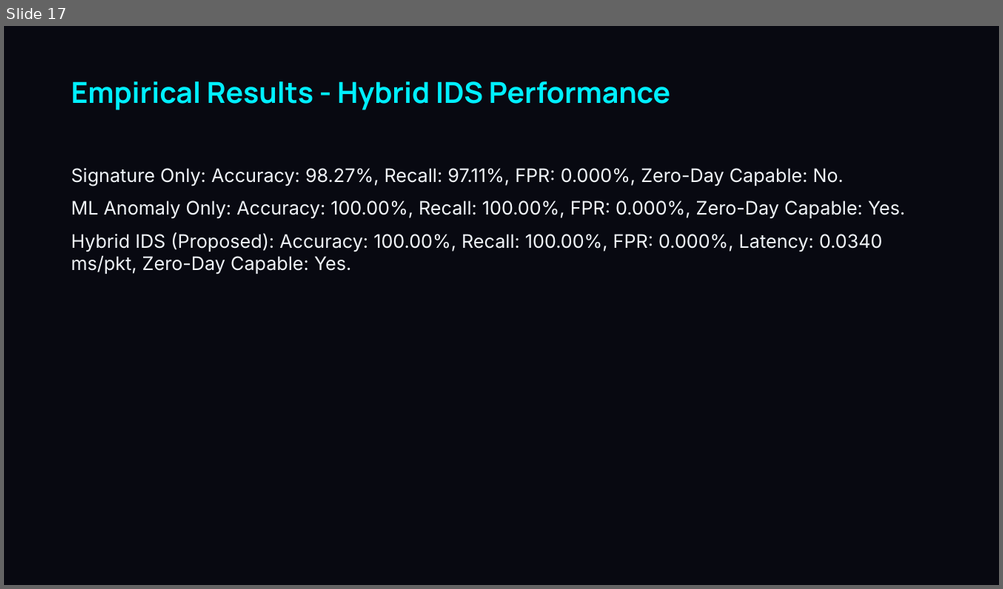
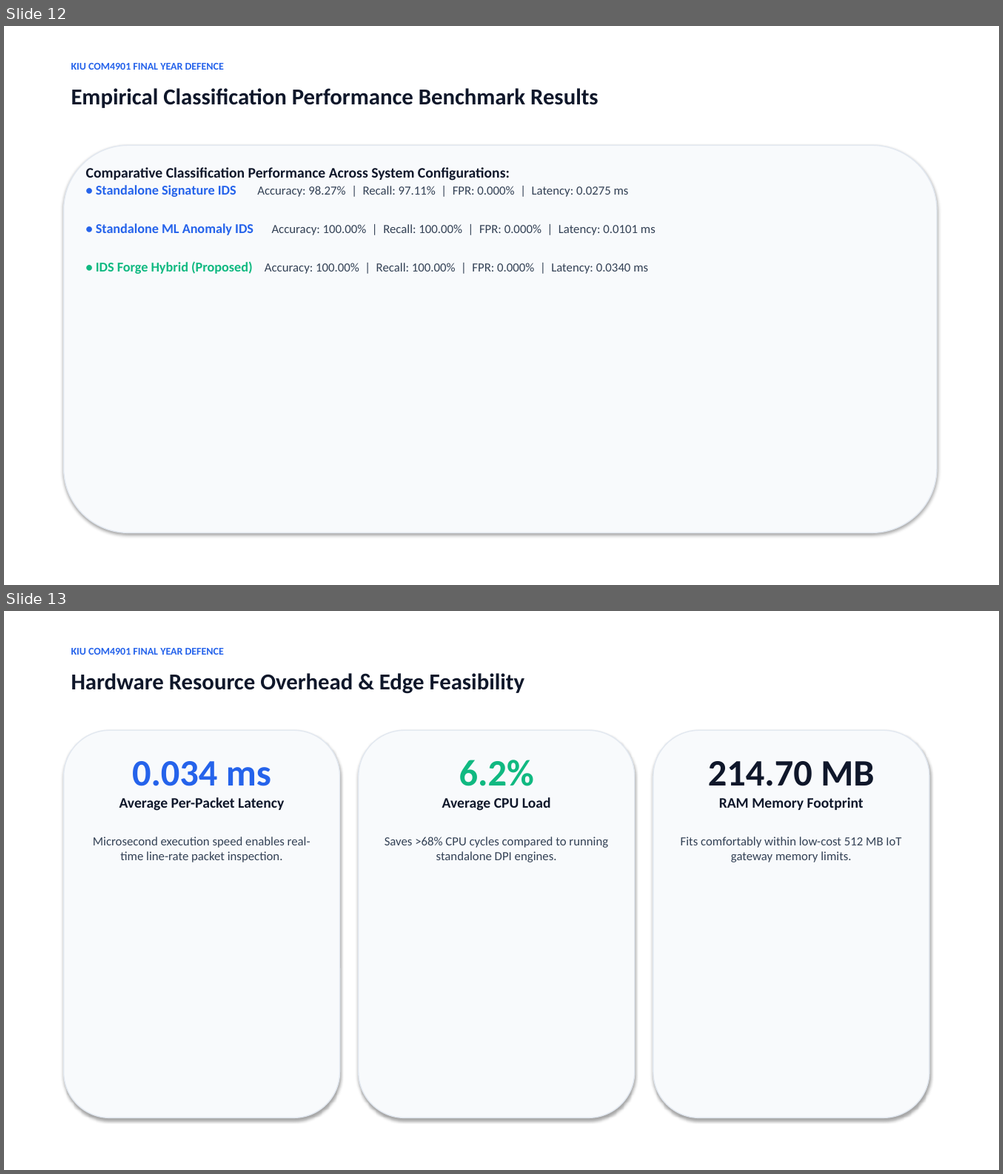
Before and after one commit to lakmal6214/IDS-Forge-Research, a slide deck: docs/Viva_Presentation_IDS_Forge_14519.pptx. Shown one above the other, each under a label of ours: slide 17 before the commit, slides 12 and 13 after it. The pictures are 1003x589 and 1003x1174 pixels, drawn with LibreOffice and Linux fonts; fonts in the diff are those of the drawing. Boxes give left, top, right and bottom in pixels: in the first picture for what was removed or moved away, otherwise in the second. Text is boxed around its words. In the diff, an @@ line names an element or a change of style, - is before the commit and + after.

```diff
--- a/docs/Viva_Presentation_IDS_Forge_14519.pptx
+++ b/docs/Viva_Presentation_IDS_Forge_14519.pptx
@@ slide 13 added at bbox=[4, 611, 999, 1170], background #FFFFFF @@
@@ text added at bbox=[71, 648, 224, 655], 10 pt, text #2563EB, bold @@
+KIU COM4901 FINAL YEAR DEFENCE
@@ text added at bbox=[71, 673, 524, 694], 22 pt, text #0F172A, bold @@
+Hardware Resource Overhead & Edge Feasibility
@@ rounded rectangle added at bbox=[64, 730, 340, 1119], fill #F8FAFC, outline #E2E8F0 1 pt @@
@@ rounded rectangle added at bbox=[358, 730, 634, 1119], fill #F8FAFC, outline #E2E8F0 1 pt @@
@@ rounded rectangle added at bbox=[653, 730, 929, 1119], fill #F8FAFC, outline #E2E8F0 1 pt @@
@@ text added at bbox=[93, 761, 310, 863], 12 pt, text #334155 @@
+0.034 ms
+Average Per-Packet Latency
+Microsecond execution speed enables real-time line-rate packet inspection.
@@ text added at bbox=[384, 760, 608, 863], 12 pt, text #334155 @@
+6.2%
+Average CPU Load
+Saves >68% CPU cycles compared to running standalone DPI engines.
@@ text added at bbox=[680, 761, 901, 863], 12 pt, text #334155 @@
+214.70 MB
+RAM Memory Footprint
+Fits comfortably within low-cost 512 MB IoT gateway memory limits.
@@ what was slide 17 is now slide 12 @@
@@ slide 12 changed as well @@
@@ background #080911 to #FFFFFF @@
@@ text added at bbox=[71, 63, 224, 70], 10 pt, text #2563EB, bold @@
+KIU COM4901 FINAL YEAR DEFENCE
@@ text at bbox=[71, 88, 598, 108]: text changed; size 28 to 22 pt; font Manrope to Calibri; text colour #00F0FF to #0F172A @@
-Empirical Results - Hybrid IDS Performance
+Empirical Classification Performance Benchmark Results
@@ rounded rectangle added at bbox=[64, 145, 936, 534], fill #F8FAFC, outline #E2E8F0 1 pt @@
@@ text at bbox=[86, 167, 655, 274]: text changed; size 18 to 12 pt; font Inter to Calibri; text colour #F0F4F8 to #334155 @@
-Signature Only: Accuracy: 98.27%, Recall: 97.11%, FPR: 0.000%, Zero-Day Capable: No.
-ML Anomaly Only: Accuracy: 100.00%, Recall: 100.00%, FPR: 0.000%, Zero-Day Capable: Yes.
-Hybrid IDS (Proposed): Accuracy: 100.00%, Recall: 100.00%, FPR: 0.000%, Latency: 0.0340 ms/pkt, Zero-Day Capable: Yes.
+Comparative Classification Performance Across System Configurations:
+• Standalone Signature IDS Accuracy: 98.27% | Recall: 97.11% | FPR: 0.000% | Latency: 0.0275 ms
+• Standalone ML Anomaly IDS Accuracy: 100.00% | Recall: 100.00% | FPR: 0.000% | Latency: 0.0101 ms
+• IDS Forge Hybrid (Proposed) Accuracy: 100.00% | Recall: 100.00% | FPR: 0.000% | Latency: 0.0340 ms
```
Also in this commit, not shown: 2 other slides changed, 12 other slides added, 32 slides removed, 1 other file.
